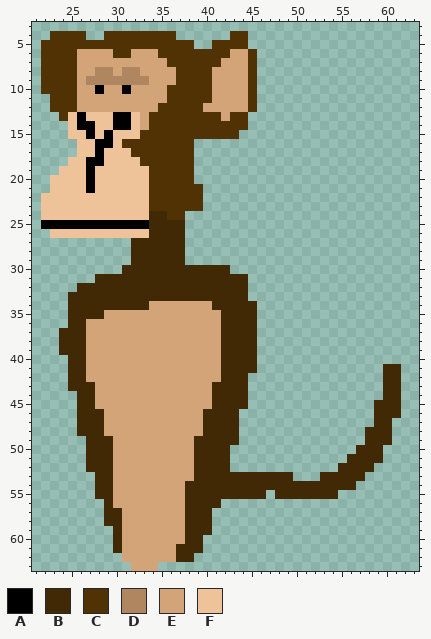
Two versions of one pixel-art sprite, src/main/resources/Sprites/BaseMonkeWalk3.png. Above: the version before the commit.
The file is 64x64 pixels. Colours within 5 levels of each other are drawn and written as one. Shown: x 21..63, y 3..63.
Palette (. is transparent): A #000000  B #412905  C #513205  D #af865f  E #d2a478  F #eec39a
Once edited:
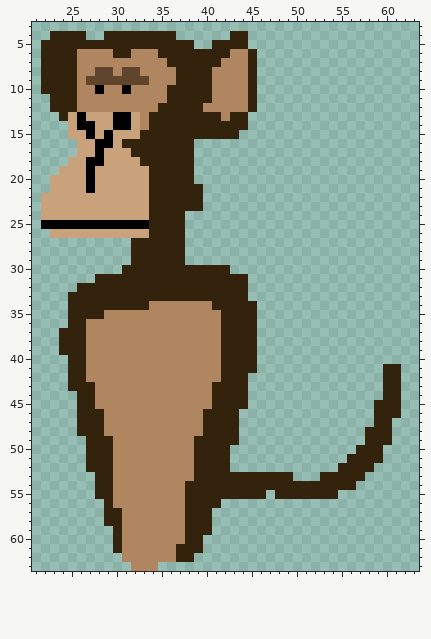
Edits made:
@@ palette @@
-B #412905
+B #33230c
-D #af865f
+D #60452c
-E #d2a478
+E #af865f
-F #eec39a
+F #c9a17a
@@ x 21..47 @@
  3 ...........................
- 4 ..CCCC..CCCCCCCC......CC...
- 5 .CCCCCCCCCCCCCCCCC..CCCC...
- 6 .CCCCEEEECCEEECCCCCCCCEEC..
- 7 .CCCCEEEEEEEEEECCCCCCEEEC..
- 8 .CCCCEEDDEDDEEEECCCCEEEEC..
- 9 .CCCCEDDDDDDDEEECCCCEEEEC..
-10 .CCCCEEAEEAEEEECCCCCEEEEC..
-11 ..CCCEEEEEEEEEECCCCCEEEEC..
-12 ..CCCEEEEEEEEECCCCCEEEEEC..
-13 ...CFAFFFAAFECCCCCCCCECC...
-14 ....FAAFFAAFECCCCCCCCCCC...
-15 ....FFAFAFFFCCCCCCCCCCC....
-16 .....FFAAFCCCCCCCC.........
-17 .....FFAFFFCCCCCCC.........
-18 ....FFAAFFFFCCCCCC.........
-19 ...FFFAFFFFFFCCCCC.........
-20 ..FFFFAFFFFFFCCCCC.........
-21 ..FFFFAFFFFFFCCCCCC........
-22 .FFFFFFFFFFFFCCCCCC........
-23 .FFFFFFFFFFFFCCCCCC........
-24 .FFFFFFFFFFFFBBCC..........
+ 4 ..BBBB..BBBBBBBB......BB...
+ 5 .BBBBBBBBBBBBBBBBB..BBBB...
+ 6 .BBBBEEEEBBEEEBBBBBBBBEEB..
+ 7 .BBBBEEEEEEEEEEBBBBBBEEEB..
+ 8 .BBBBEEDDEDDEEEEBBBBEEEEB..
+ 9 .BBBBEDDDDDDDEEEBBBBEEEEB..
+10 .BBBBEEAEEAEEEEBBBBBEEEEB..
+11 ..BBBEEEEEEEEEEBBBBBEEEEB..
+12 ..BBBEEEEEEEEEBBBBBEEEEEB..
+13 ...BFAFFFAAFEBBBBBBBBEBB...
+14 ....FAAFFAAFEBBBBBBBBBBB...
+15 ....FFAFAFFFBBBBBBBBBBB....
+16 .....FFAAFBBBBBBBB.........
+17 .....FFAFFFBBBBBBB.........
+18 ....FFAAFFFFBBBBBB.........
+19 ...FFFAFFFFFFBBBBB.........
+20 ..FFFFAFFFFFFBBBBB.........
+21 ..FFFFAFFFFFFBBBBBB........
+22 .FFFFFFFFFFFFBBBBBB........
+23 .FFFFFFFFFFFFBBBBBB........
+24 .FFFFFFFFFFFFBBBB..........
 25 .AAAAAAAAAAAABBBB..........
